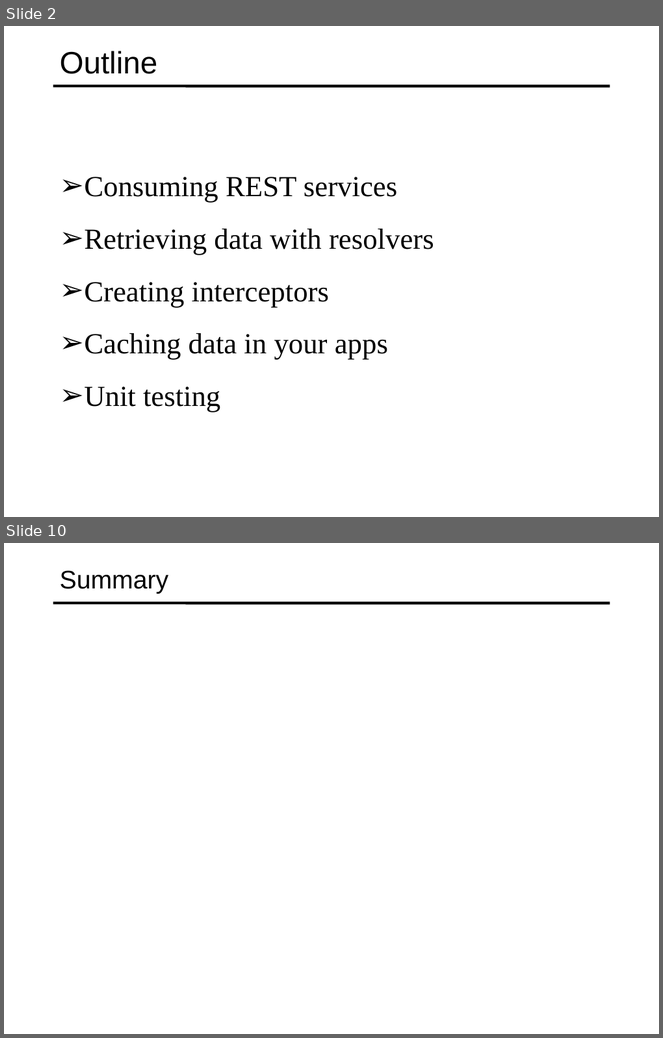
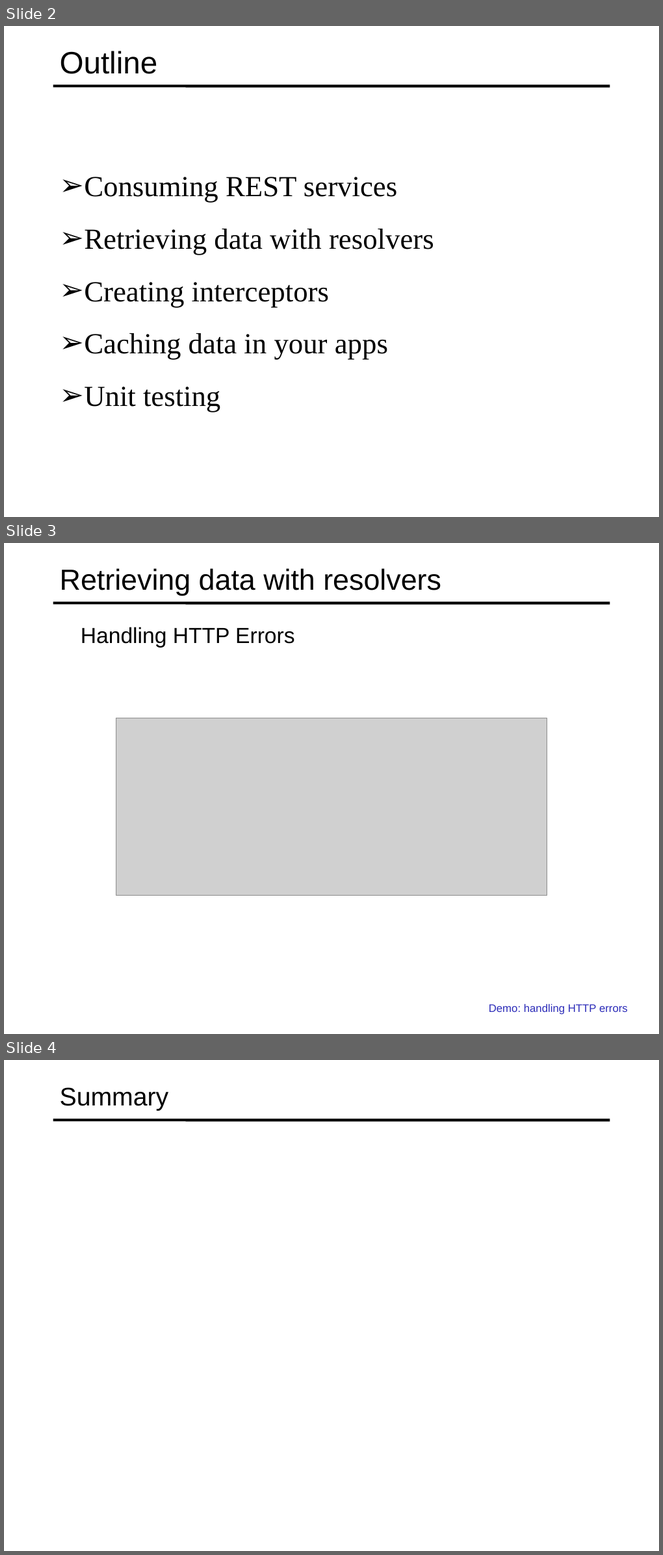
Before and after one commit to specter01wj/Jago_Link_Training, a slide deck: Angular/Angular12/Deep Dive/Angular HTTP Communication/2_Advanced HTTP Requests and Error Handling/L2_Advanced HTTP Requests and Error Handling.ppt. Shown one above the other, each under a label of ours: slides 2 and 10 before the commit, slides 2, 3 and 4 after it; the slides between them are not shown. The pictures are 663x1038 and 663x1555 pixels, drawn with LibreOffice and Linux fonts; fonts in the diff are those of the drawing; grey boxes stand for pictures. Boxes give left, top, right and bottom in pixels: in the first picture for what was removed or moved away, otherwise in the second. Text is boxed around its words. In the diff, an @@ line names an element or a change of style, - is before the commit and + after.

```diff
--- a/Angular/Angular12/Deep Dive/Angular HTTP Communication/2_Advanced HTTP Requests and Error Handling/L2_Advanced HTTP Requests and Error Handling.ppt
+++ b/Angular/Angular12/Deep Dive/Angular HTTP Communication/2_Advanced HTTP Requests and Error Handling/L2_Advanced HTTP Requests and Error Handling.ppt
@@ slide 3 added at [4,543,659,1034], background #FFFFFF; not listed: 1 template element that a slide beside it also shows @@
@@ title added at [60,568,441,596], 32 pt, text #000000 @@
+Retrieving data with resolvers
@@ text added at [81,627,295,648], 24 pt, text #000000 @@
+  Handling HTTP Errors
@@ picture added at [116,719,547,896] @@
@@ text added at [489,1005,628,1015], 12 pt, text #2D2DB9 @@
+  Demo: handling HTTP errors
@@ what was slide 10 is now slide 4 @@
```
Also in this commit, not shown: 1 slide changed, 7 slides removed, 1 other file.
